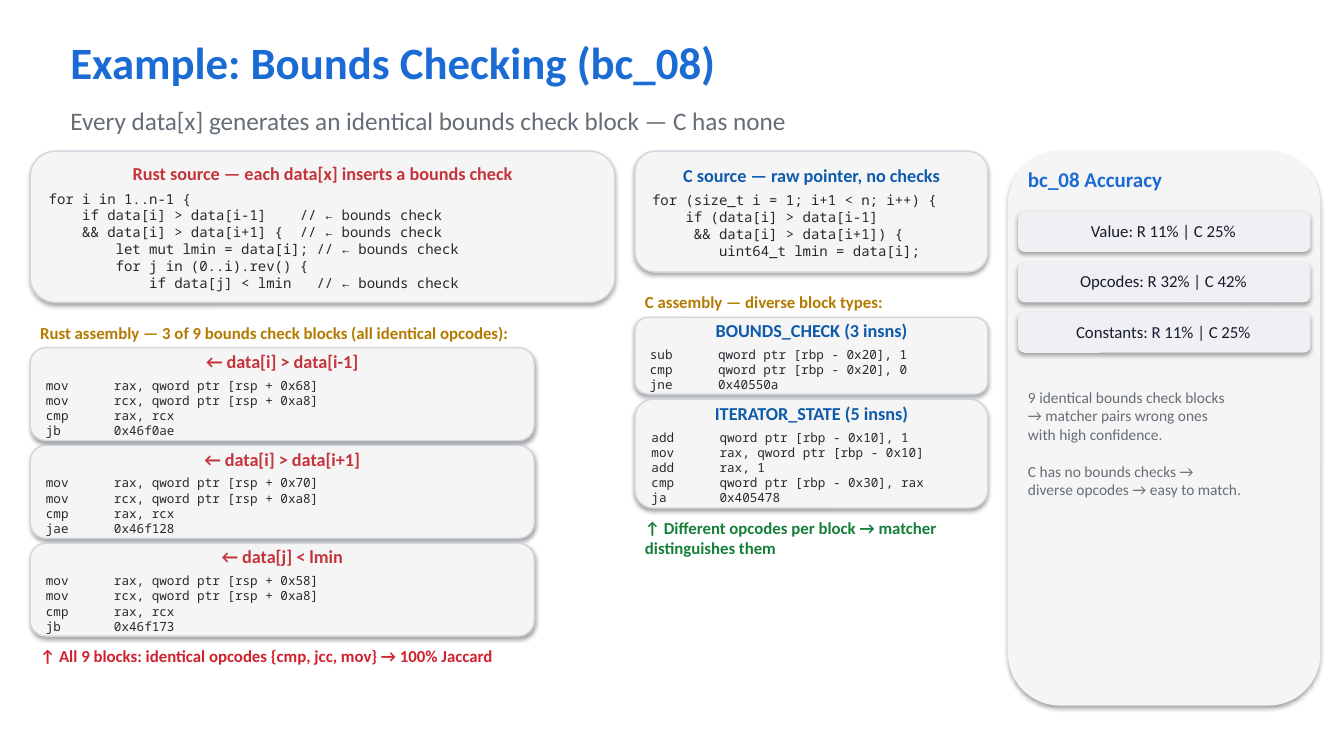
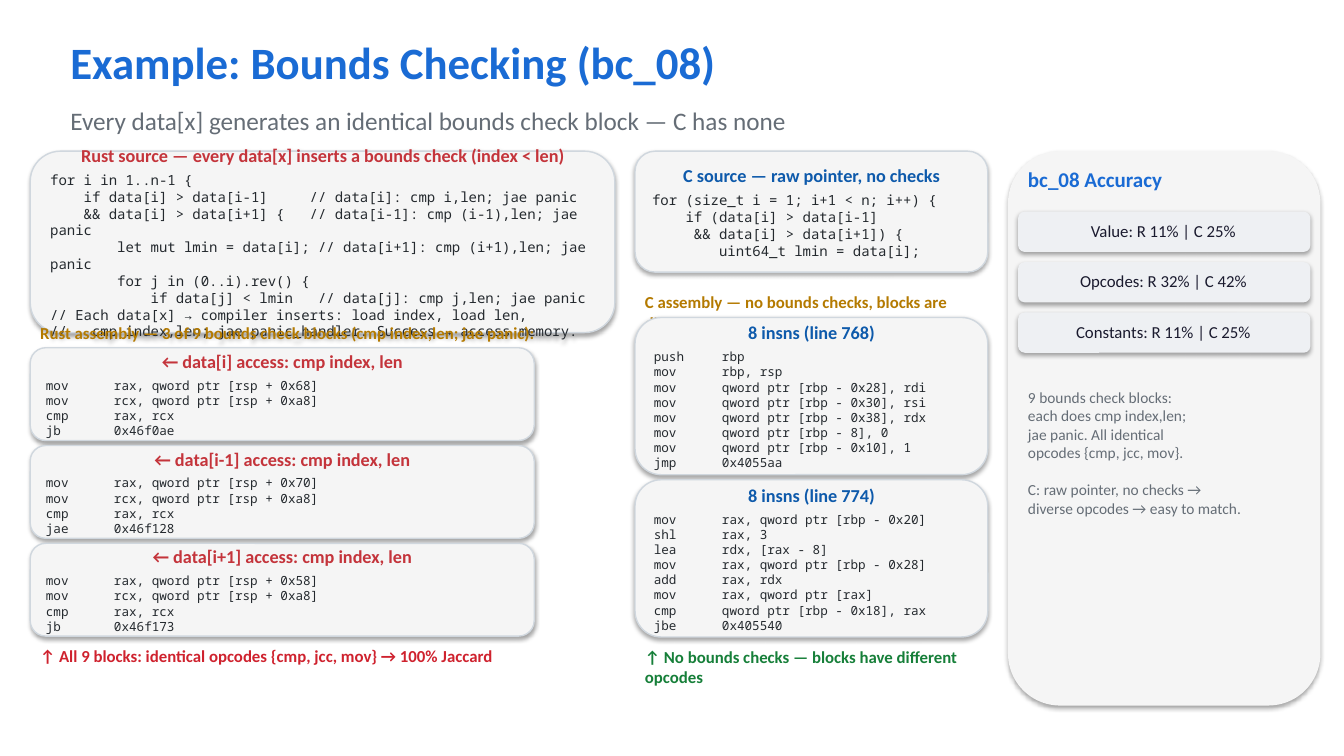
Before and after one commit to Rroscha/bond-proj, a slide deck: slide 6 of experiments/rust_features/results/slides.pptx. Drawn at 1344x756 pixels with LibreOffice and Linux fonts; fonts in the diff are those of the drawing. Boxes give left, top, right and bottom in pixels: in the first picture for what was removed or moved away, otherwise in the second. Text is boxed around its words. In the diff, an @@ line names an element or a change of style, - is before the commit and + after.

Commit message:
refactor: update Rust source code examples and enhance slide content for clarity

```diff
--- a/experiments/rust_features/results/slides.pptx
+++ b/experiments/rust_features/results/slides.pptx
@@ rounded rectangle "Rust source — every data[x] ..." resized from (x1=30, y1=151, x2=615, y2=302) to (x1=30, y1=151, x2=615, y2=333) @@
@@ text in rounded rectangle at (x1=50, y1=148, x2=586, y2=341): text changed @@
-Rust source — each data[x] inserts a bounds check
-for i in 1..n-1 {
-if data[i] > data[i-1] // ← bounds check
-&& data[i] > data[i+1] { // ← bounds check
-let mut lmin = data[i]; // ← bounds check
-for j in (0..i).rev() {
-if data[j] < lmin // ← bounds check
+Rust source — every data[x] inserts a bounds check (index < len)
+for i in 1..n-1 {
+if data[i] > data[i-1] // data[i]: cmp i,len; jae panic
+&& data[i] > data[i+1] { // data[i-1]: cmp (i-1),len; jae panic
+let mut lmin = data[i]; // data[i+1]: cmp (i+1),len; jae panic
+for j in (0..i).rev() {
+if data[j] < lmin // data[j]: cmp j,len; jae panic
+// Each data[x] → compiler inserts: load index, load len,
+// cmp index,len; jae panic_handler. Success → access memory.
@@ text at (x1=645, y1=296, x2=947, y2=319): text changed @@
-C assembly — diverse block types:
+C assembly — no bounds checks, blocks are diverse:
@@ text at (x1=40, y1=325, x2=534, y2=343): text changed @@
-Rust assembly — 3 of 9 bounds check blocks (all identical opcodes):
+Rust assembly — 3 of 9 bounds check blocks (cmp index,len; jae panic):
@@ rounded rectangle "8 insns (line 768)" resized from (x1=635, y1=318, x2=988, y2=394) to (x1=635, y1=318, x2=988, y2=475) @@
@@ text in rounded rectangle at (x1=654, y1=325, x2=927, y2=467): text changed @@
-BOUNDS_CHECK (3 insns)
-sub qword ptr [rbp - 0x20], 1
-cmp qword ptr [rbp - 0x20], 0
-jne 0x40550a
+8 insns (line 768)
+push rbp
+mov rbp, rsp
+mov qword ptr [rbp - 0x28], rdi
+mov qword ptr [rbp - 0x30], rsi
+mov qword ptr [rbp - 0x38], rdx
+mov qword ptr [rbp - 8], 0
+mov qword ptr [rbp - 0x10], 1
+jmp 0x4055aa
@@ text in rounded rectangle at (x1=182, y1=354, x2=402, y2=371): text changed @@
-← data[i] > data[i-1]
+← data[i] access: cmp index, len
@@ text at (x1=1028, y1=392, x2=1241, y2=517): text changed @@
-9 identical bounds check blocks
-→ matcher pairs wrong ones
-with high confidence.
-C has no bounds checks →
-diverse opcodes → easy to match.
+9 bounds check blocks:
+each does cmp index,len;
+jae panic. All identical
+opcodes {cmp, jcc, mov}.
+C: raw pointer, no checks →
+diverse opcodes → easy to match.
@@ text in rounded rectangle at (x1=175, y1=452, x2=410, y2=469): text changed @@
-← data[i] > data[i+1]
+← data[i-1] access: cmp index, len
@@ rounded rectangle "8 insns (line 774)" resized from (x1=635, y1=399, x2=988, y2=508) to (x1=635, y1=480, x2=988, y2=637) @@
@@ text in rounded rectangle at (x1=654, y1=488, x2=927, y2=630): text changed @@
-ITERATOR_STATE (5 insns)
-add qword ptr [rbp - 0x10], 1
-mov rax, qword ptr [rbp - 0x10]
-add rax, 1
-cmp qword ptr [rbp - 0x30], rax
-ja 0x405478
+8 insns (line 774)
+mov rax, qword ptr [rbp - 0x20]
+shl rax, 3
+lea rdx, [rax - 8]
+mov rax, qword ptr [rbp - 0x28]
+add rax, rdx
+mov rax, qword ptr [rax]
+cmp qword ptr [rbp - 0x18], rax
+jbe 0x405540
@@ text in rounded rectangle at (x1=173, y1=549, x2=411, y2=566): text changed @@
-← data[j] < lmin
+← data[i+1] access: cmp index, len
@@ text at (x1=645, y1=651, x2=957, y2=686): text changed @@
-↑ Different opcodes per block → matcher distinguishes them
+↑ No bounds checks — blocks have different opcodes
```
Also in this commit, not shown: 2 other slides changed, 1 other file.
